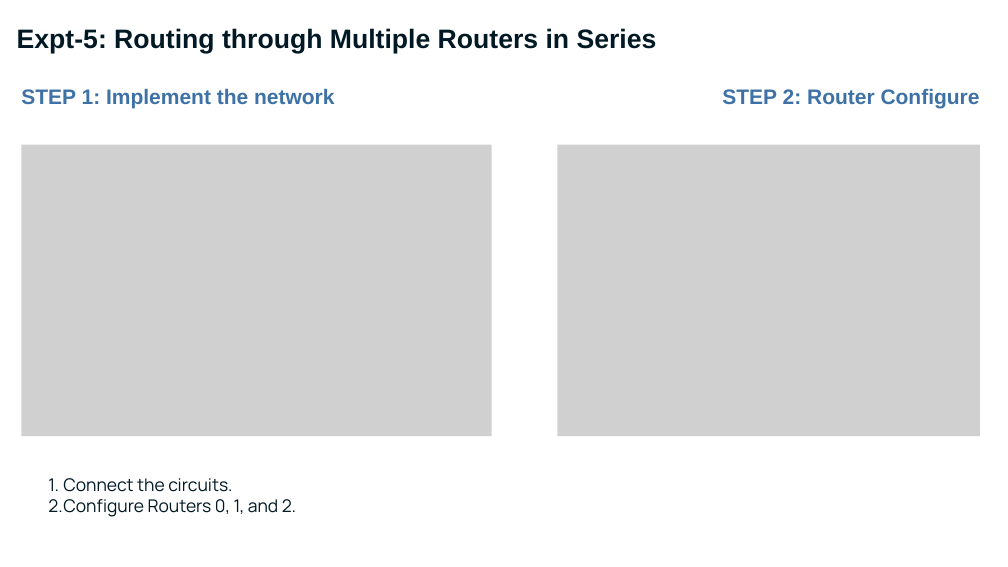
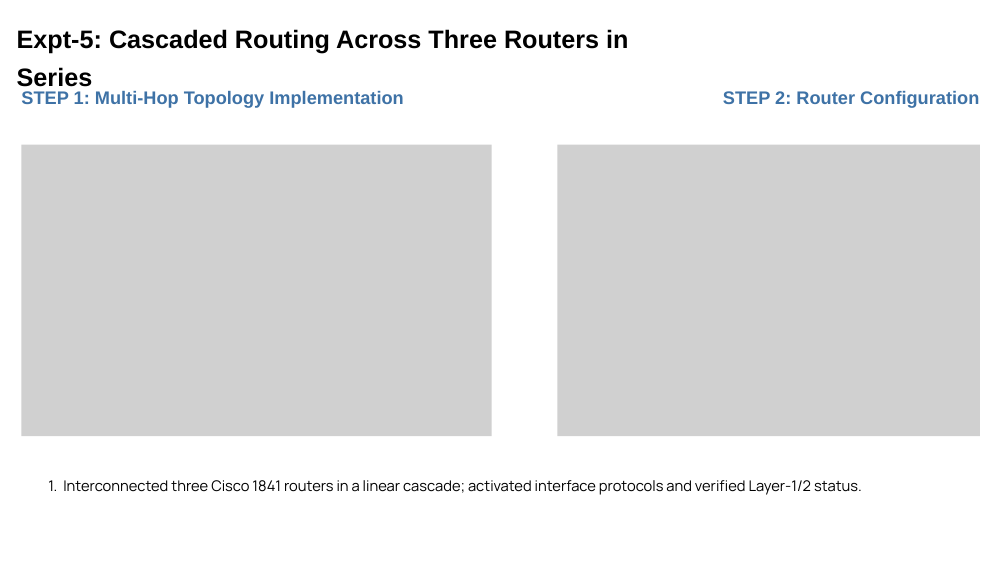
Before and after one commit to MDTHA-X/CN_presentation, a slide deck: slide 19 of CN.pptx. Drawn at 1008x567 pixels with LibreOffice and Linux fonts; fonts in the diff are those of the drawing; grey boxes stand for pictures; background and template pictures are left out. Boxes give left, top, right and bottom in pixels: in the first picture for what was removed or moved away, otherwise in the second. Text is boxed around its words. In the diff, an @@ line names an element or a change of style, - is before the commit and + after.

```diff
--- a/CN.pptx
+++ b/CN.pptx
@@ text at (17, 29, 628, 87): text changed; size 38 to 36 pt; text colour gradient #001924 to #050417 to #000000 @@
-Expt-5: Routing through Multiple Routers in Series
+Expt-5: Cascaded Routing Across Three Routers in Series
@@ text at (21, 91, 403, 108): text changed; size 30 to 26 pt @@
-STEP 1: Implement the network
+STEP 1: Multi-Hop Topology Implementation
@@ text at (723, 91, 979, 108): text changed; size 30 to 26 pt @@
-STEP 2: Router Configure
+STEP 2: Router Configuration
@@ text at (63, 480, 862, 495): text changed; size 25 to 21 pt; text colour gradient #001924 to #050417 to #000000 @@
-  1. Connect the circuits.
-  2. Configure Routers 0, 1, and 2.
+  1. Interconnected three Cisco 1841 routers in a linear cascade; activated interface protocols and verified Layer-1/2 status.
```
Also in this commit, not shown: 31 other slides changed, 1 other file.
